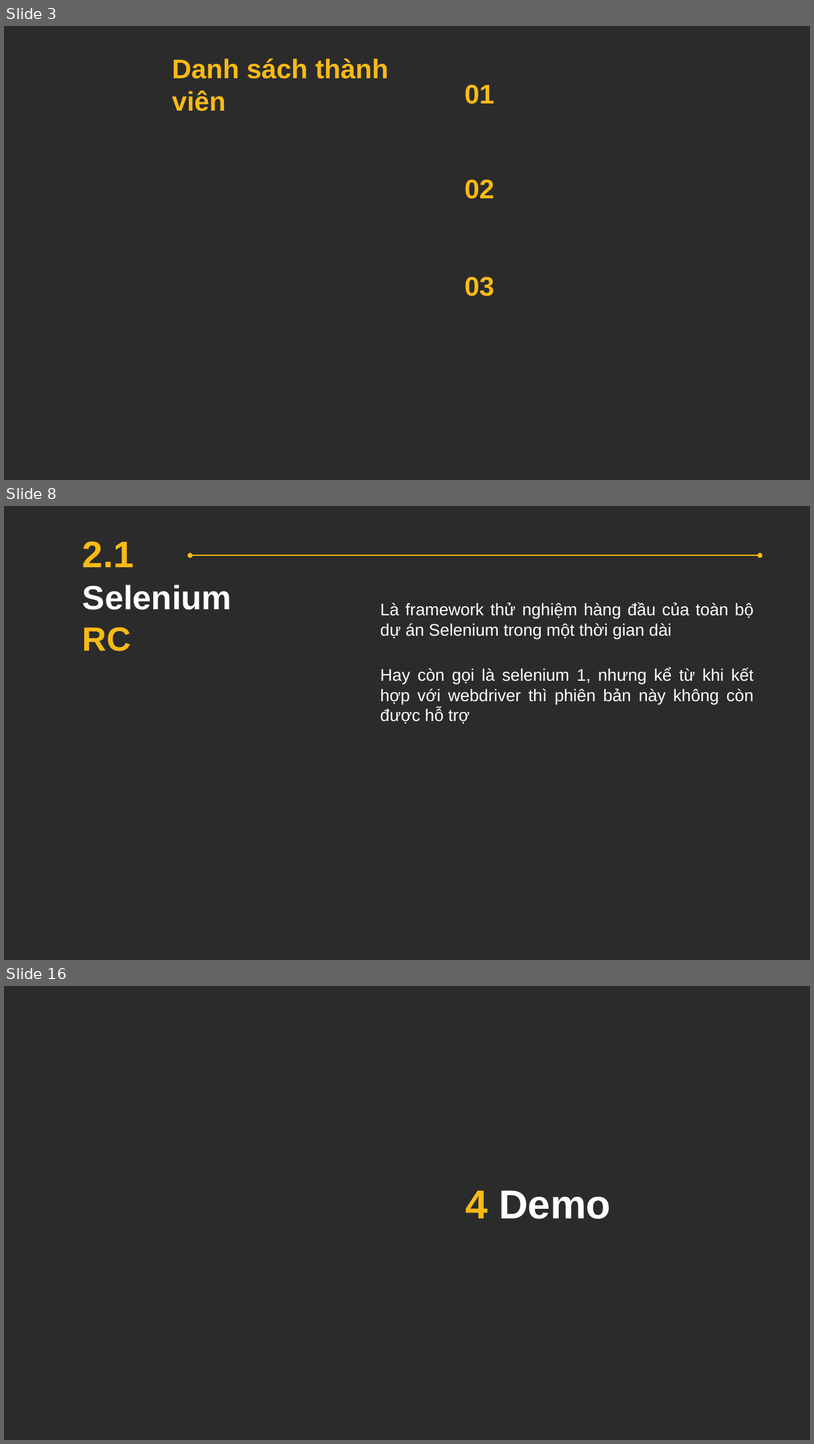
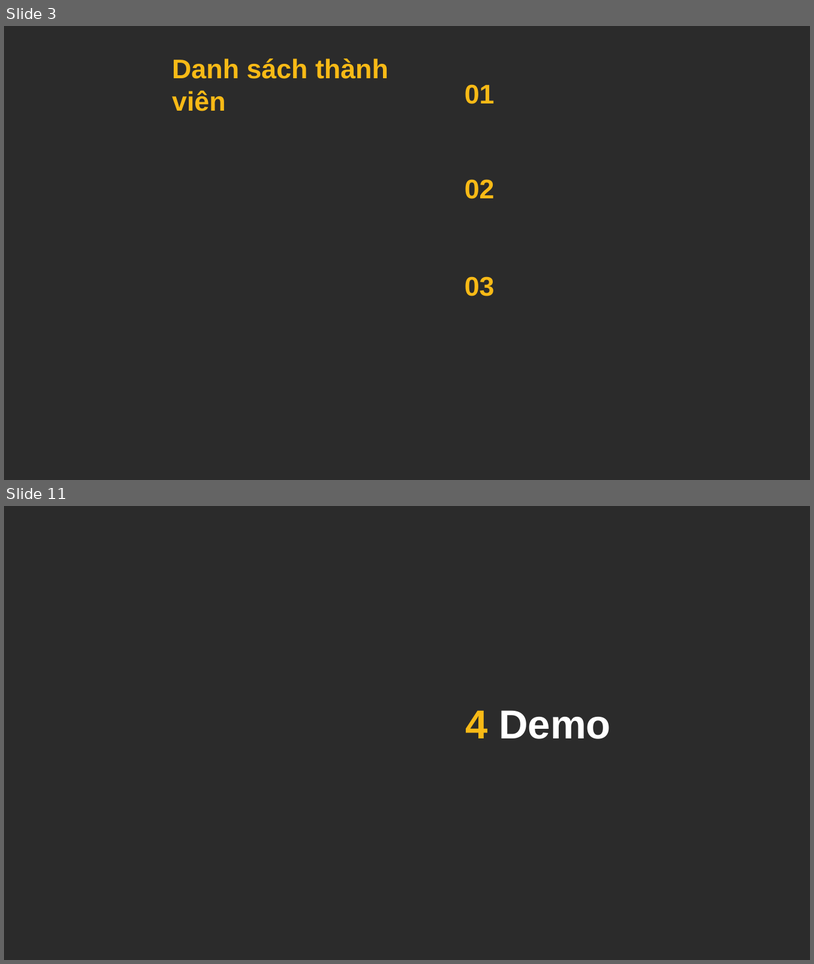
Before and after one commit to maxknowyou/npta, a slide deck: ThuyetTrinhBaoCaoMaNguonMo.pptx. Shown one above the other, each under a label of ours: slides 3, 8 and 16 before the commit, slides 3 and 11 after it; the slides between them are not shown. The pictures are 814x1444 and 814x964 pixels, drawn with LibreOffice and Linux fonts; fonts in the diff are those of the drawing; background and template pictures are left out; a plain dark background stands for a picture behind light text. Boxes give left, top, right and bottom in pixels: in the first picture for what was removed or moved away, otherwise in the second. Text is boxed around its words. In the diff, an @@ line names an element or a change of style, - is before the commit and + after.

```diff
--- a/ThuyetTrinhBaoCaoMaNguonMo.pptx
+++ b/ThuyetTrinhBaoCaoMaNguonMo.pptx
@@ slide 8 removed at [4, 506, 810, 960], background picture (left out) @@
@@ text removed at [83, 541, 232, 651] @@
-2.1
-Selenium
-RC
@@ double arrow removed from (191, 556) to (761, 556) @@
@@ text removed at [380, 603, 754, 639] @@
-Là framework thử nghiệm hàng đầu của toàn bộ dự án Selenium trong một thời gian dài
@@ text removed at [380, 667, 754, 724] @@
-Hay còn gọi là selenium 1, nhưng kể từ khi kết hợp với webdriver thì phiên bản này không còn được hỗ trợ
@@ what was slide 16 is now slide 11 @@
```
Also in this commit, not shown: 2 slides changed, 7 slides added, 11 other slides removed.
